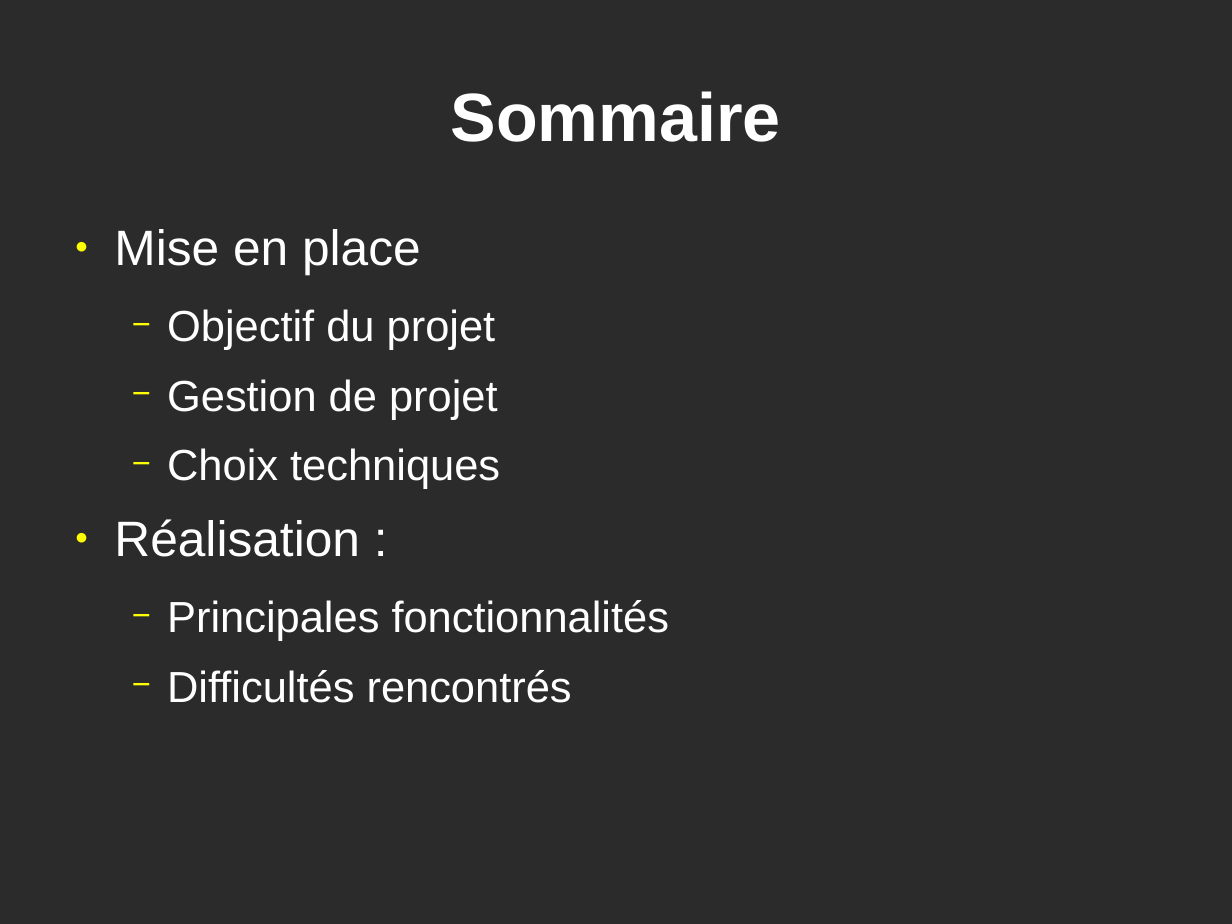
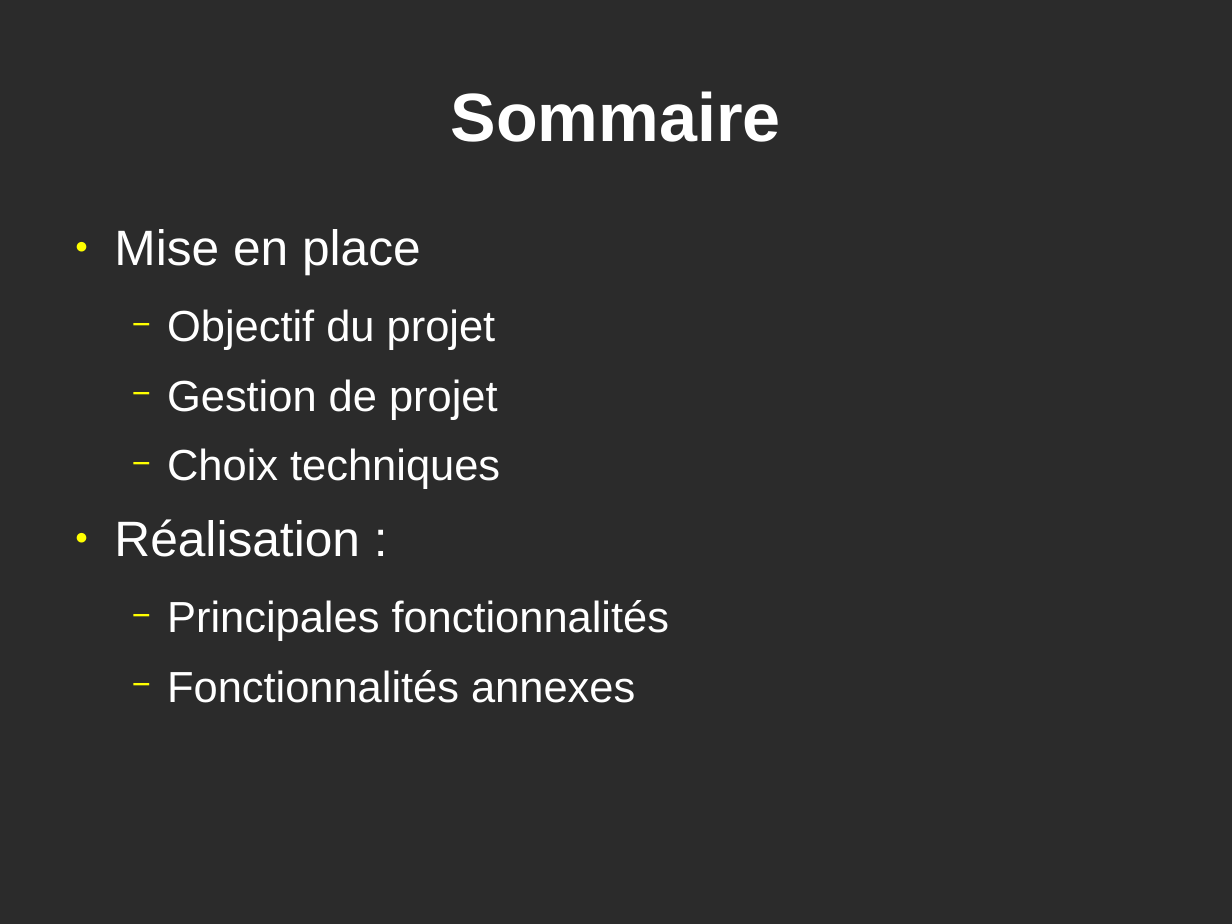
Before and after one commit to GuillaumeSmaha/BriquettePhysique, a slide deck: slide 2 of rapport/presentation/presentation_briquette.odp. Drawn at 1232x924 pixels with LibreOffice and Linux fonts; fonts in the diff are those of the drawing; background and template pictures are left out; a plain dark background stands for a picture behind light text. Boxes give left, top, right and bottom in pixels: in the first picture for what was removed or moved away, otherwise in the second. Text is boxed around its words. In the diff, an @@ line names an element or a change of style, - is before the commit and + after.

```diff
--- a/rapport/presentation/presentation_briquette.odp
+++ b/rapport/presentation/presentation_briquette.odp
@@ text at [167, 670, 635, 703]: text changed @@
-  − Difficultés rencontrés
+  − Fonctionnalités annexes
```
Also in this commit, not shown: 1 other slide changed, 3 slides added.
